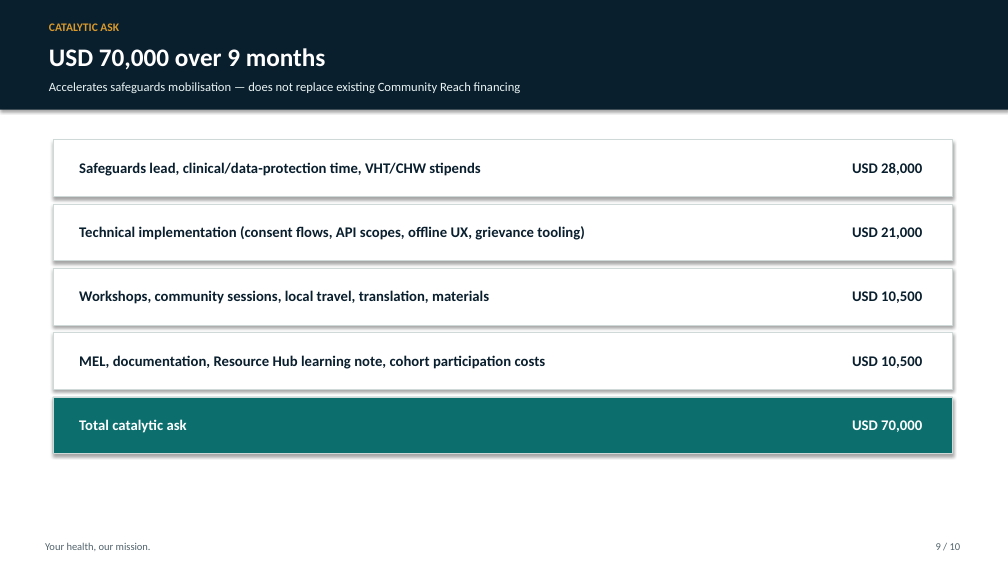
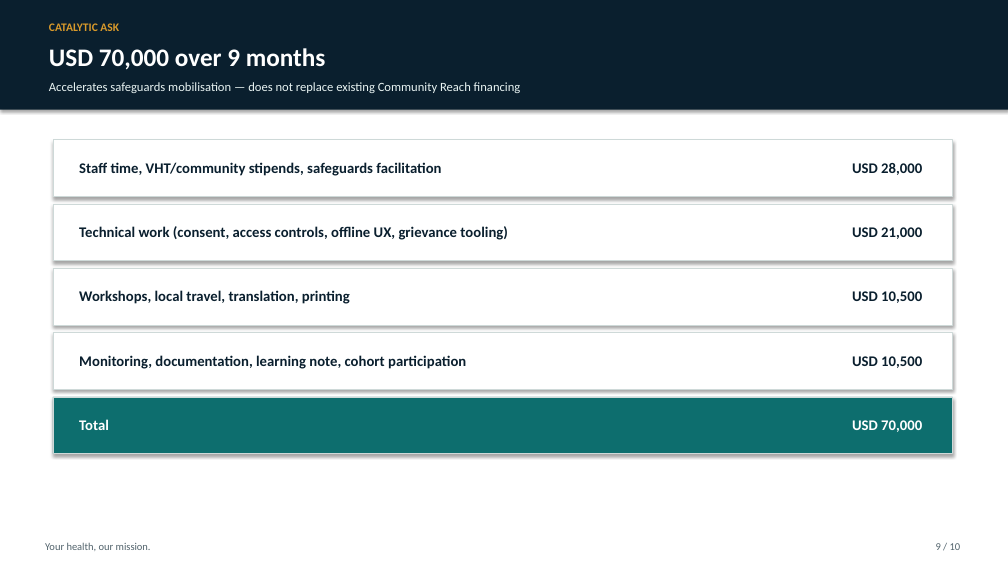
Before and after one commit to WASSWA2624/fairbanks, a slide deck: slide 9 of applications/dpi-safeguards/documents/dpi-safeguards_ppt.pptx. Drawn at 1008x567 pixels with LibreOffice and Linux fonts; fonts in the diff are those of the drawing. Boxes give left, top, right and bottom in pixels: in the first picture for what was removed or moved away, otherwise in the second. Text is boxed around its words. In the diff, an @@ line names an element or a change of style, - is before the commit and + after.

```diff
--- a/applications/dpi-safeguards/documents/dpi-safeguards_ppt.pptx
+++ b/applications/dpi-safeguards/documents/dpi-safeguards_ppt.pptx
@@ text at (x1=79, y1=162, x2=441, y2=176): text changed @@
-Safeguards lead, clinical/data-protection time, VHT/CHW stipends
+Staff time, VHT/community stipends, safeguards facilitation
@@ text at (x1=79, y1=226, x2=508, y2=240): text changed @@
-Technical implementation (consent flows, API scopes, offline UX, grievance tooling)
+Technical work (consent, access controls, offline UX, grievance tooling)
@@ text at (x1=79, y1=290, x2=350, y2=304): text changed @@
-Workshops, community sessions, local travel, translation, materials
+Workshops, local travel, translation, printing
@@ text at (x1=79, y1=355, x2=466, y2=369): text changed @@
-MEL, documentation, Resource Hub learning note, cohort participation costs
+Monitoring, documentation, learning note, cohort participation
@@ text at (x1=79, y1=419, x2=109, y2=430): text changed @@
-Total catalytic ask
+Total
```
Also in this commit, not shown: 4 other slides changed, 5 other files.
